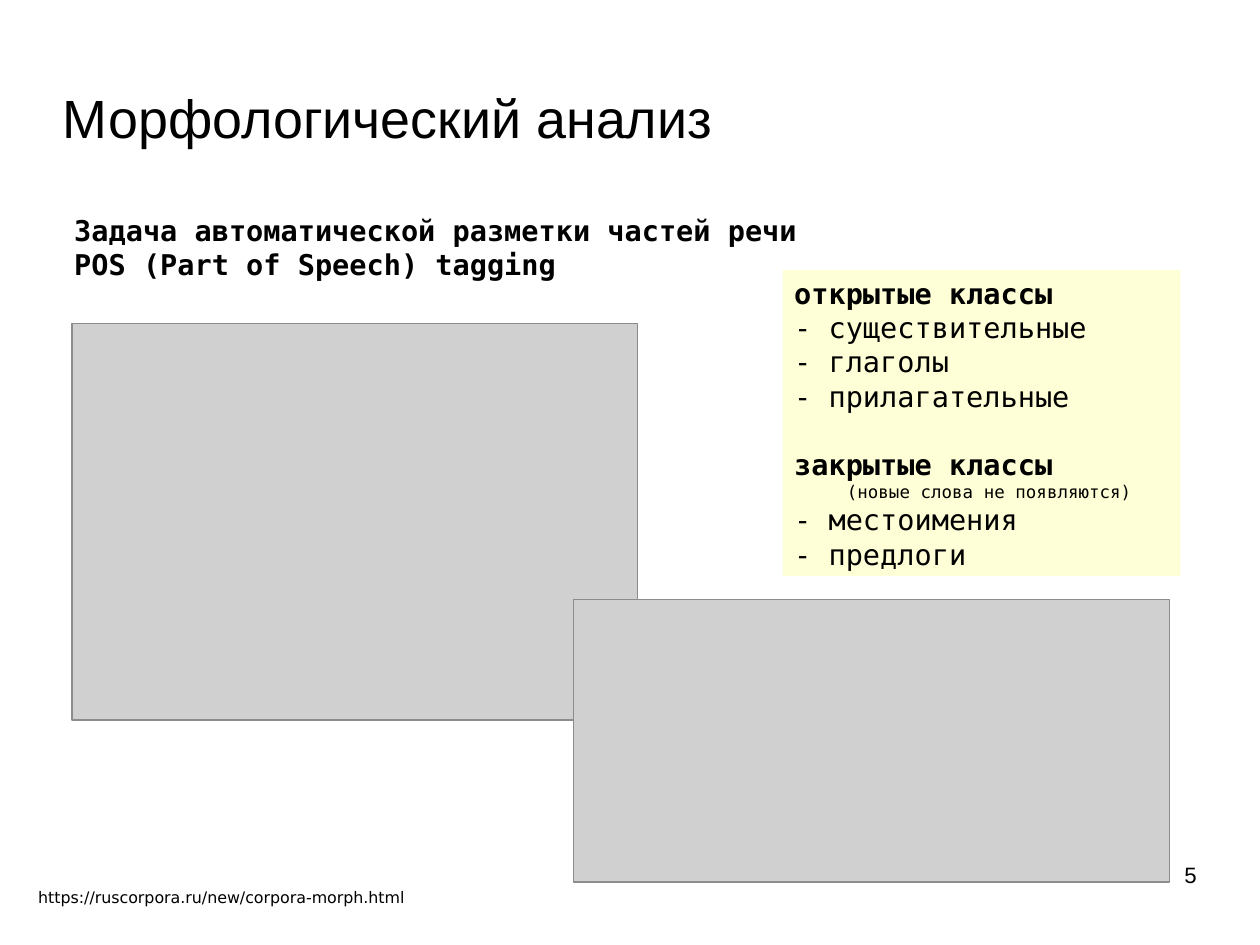
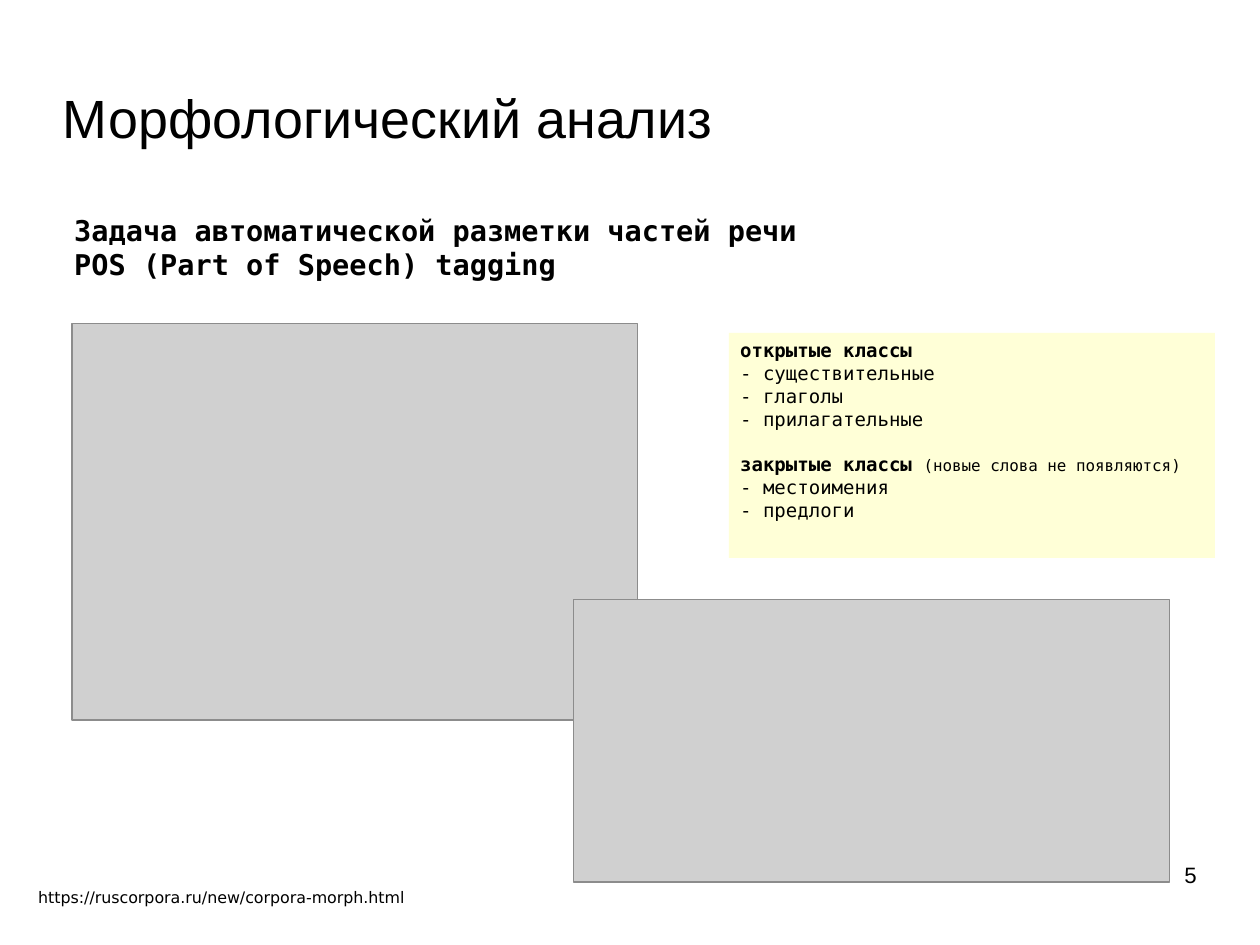
Before and after one commit to mechanoid5/ml_nlp_2022, a slide deck: slide 5 of 06-morph.odp. Drawn at 1260x945 pixels with LibreOffice and Linux fonts; fonts in the diff are those of the drawing; grey boxes stand for pictures; background and template pictures are left out. Boxes give left, top, right and bottom in pixels: in the first picture for what was removed or moved away, otherwise in the second. Text is boxed around its words. In the diff, an @@ line names an element or a change of style, - is before the commit and + after.

```diff
--- a/06-morph.odp
+++ b/06-morph.odp
@@ rectangle "открытые классы": place and size @@
-rectangle "открытые классы" at [783,270,1181,576]
+rectangle "открытые классы" at [729,333,1215,558]
@@ text in rectangle at [740,346,935,521]: size 18 to 12 pt in "открытые классы", "- существительные", "- глаголы", "- прилагательные" and 2 more places @@
@@ text in rectangle at [740,459,1181,475]: text changed; size 11 to 10 pt @@
-закрытые классы
-(новые слова не появляются)
+закрытые классы (новые слова не появляются)
```
Also in this commit, not shown: 6 other slides changed, 3 slides added, 1 other file.
